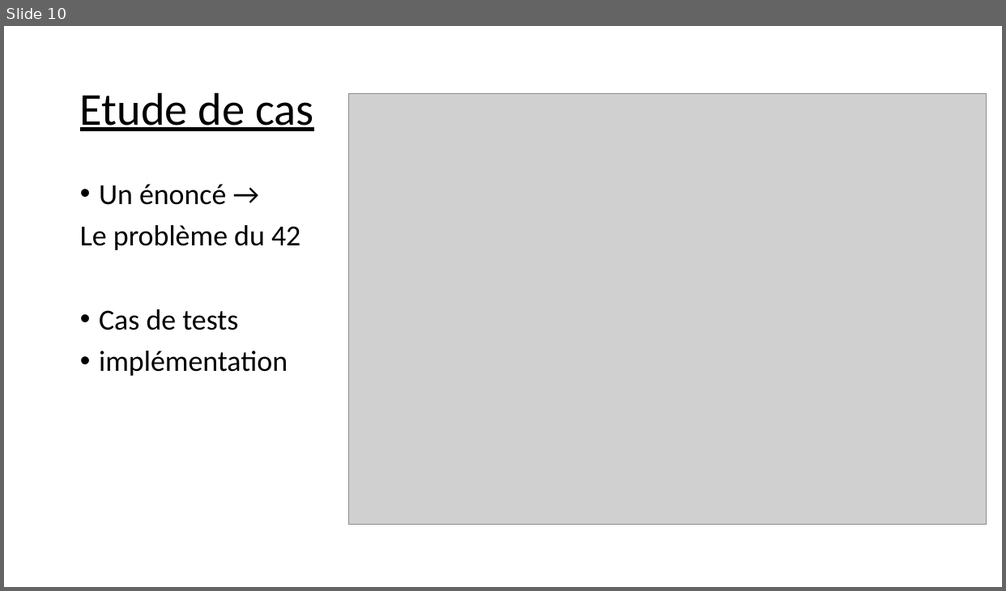
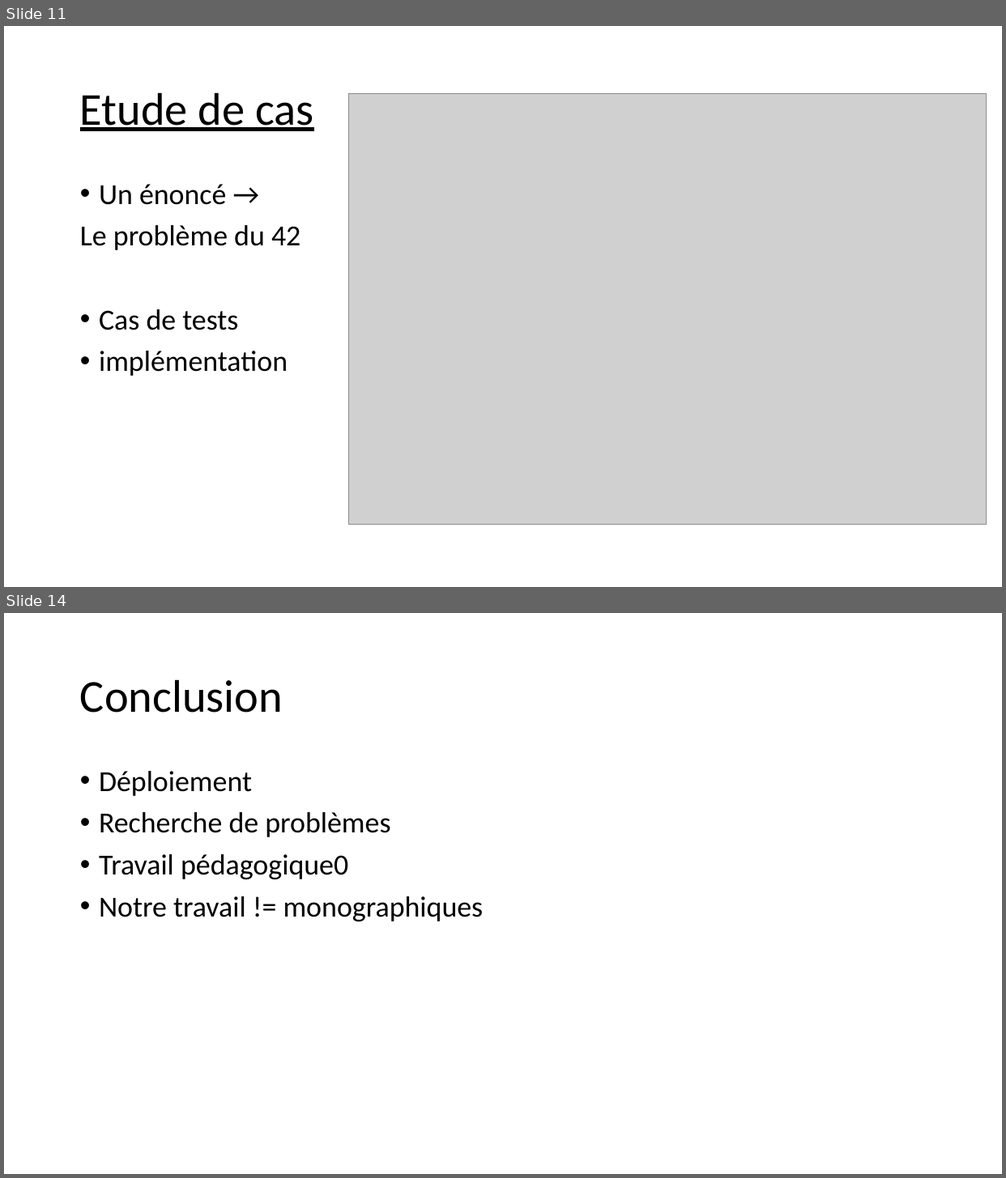
Before and after one commit to GRnice/ConcoursJuin, a slide deck: rapport/presentation.pptx. Shown one above the other, each under a label of ours: slide 10 before the commit, slides 11 and 14 after it; the slides between them are not shown. The pictures are 1006x591 and 1006x1178 pixels, drawn with LibreOffice and Linux fonts; fonts in the diff are those of the drawing; grey boxes stand for pictures. Boxes give left, top, right and bottom in pixels: in the first picture for what was removed or moved away, otherwise in the second. Text is boxed around its words. In the diff, an @@ line names an element or a change of style, - is before the commit and + after.

```diff
--- a/rapport/presentation.pptx
+++ b/rapport/presentation.pptx
@@ slide 14 added at (4,613,1002,1174), background #FFFFFF @@
@@ title added at (80,679,283,713), 44 pt, text #000000 @@
+Conclusion
@@ text added at (99,771,484,922), 28 pt, text #000000 @@
+• Déploiement
+• Recherche de problèmes
+• Travail pédagogique0
+• Notre travail != monographiques
@@ what was slide 10 is now slide 11 @@
```
Also in this commit, not shown: 5 slides changed, 2 other slides added, 1 other file.
